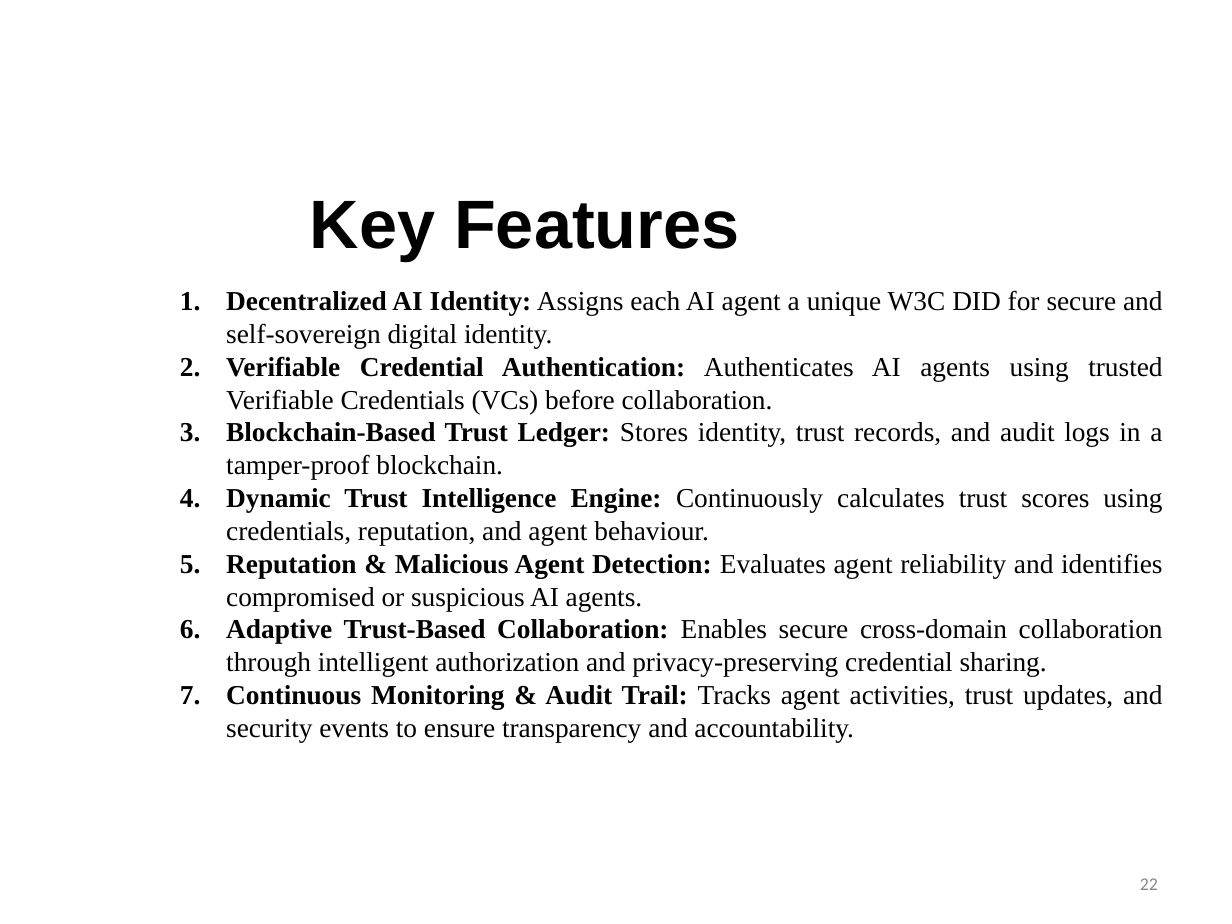
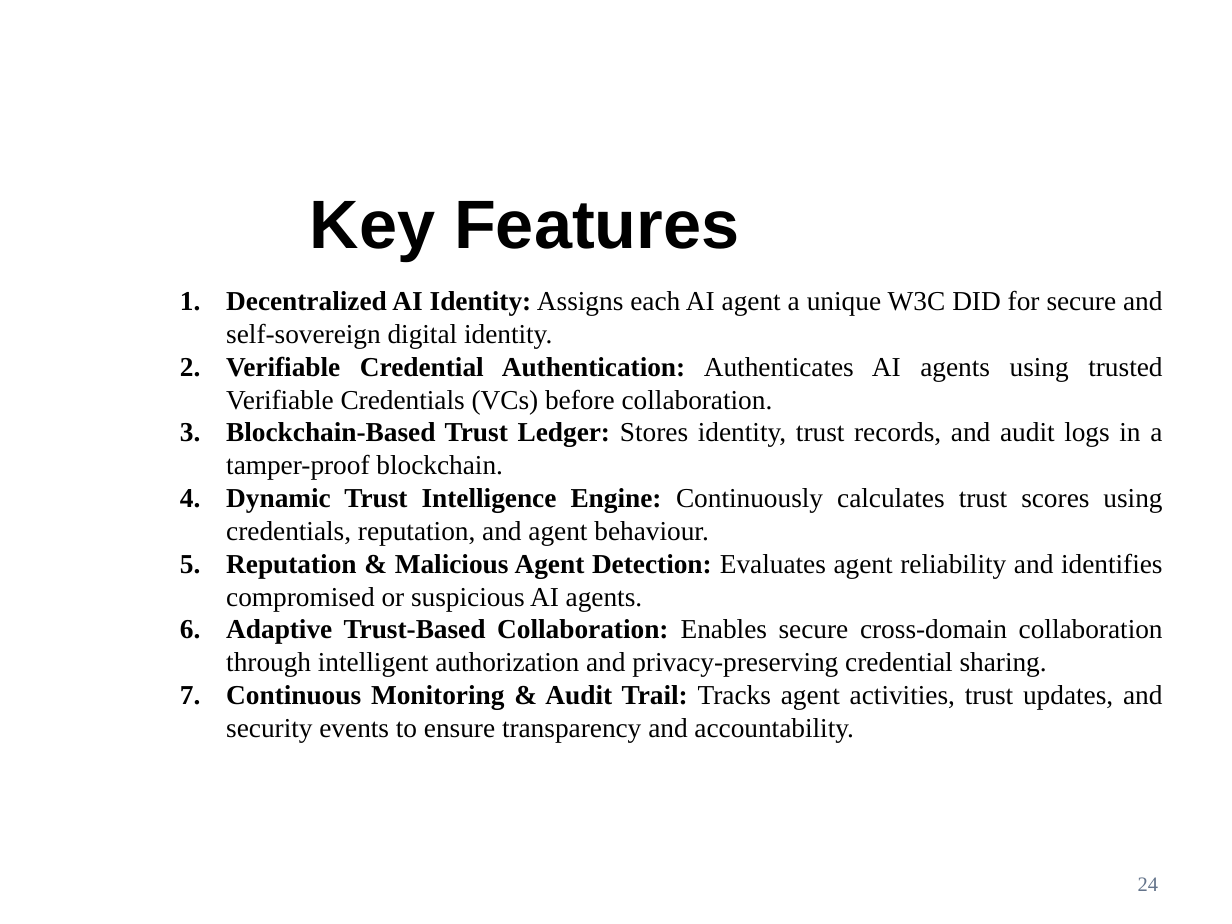
Before and after one commit to Manishpatil0608/trustchain-ai, a slide deck: slide 24 of TrustChain_AI_Phase_III_Final_Enhanced.pptx (slide 22 before the commit). Drawn at 1232x924 pixels with LibreOffice and Linux fonts; fonts in the diff are those of the drawing; background and template pictures are left out. Boxes give left, top, right and bottom in pixels: in the first picture for what was removed or moved away, otherwise in the second. Text is boxed around its words. In the diff, an @@ line names an element or a change of style, - is before the commit and + after.

```diff
--- a/TrustChain_AI_Phase_III_Final_Enhanced.pptx
+++ b/TrustChain_AI_Phase_III_Final_Enhanced.pptx
@@ text at <box>1138,877,1158,891</box>: text changed; size 10.5 to 12 pt; font Calibri to Times New Roman; text colour #888888 to #64748B @@
-22
+24
```
Also in this commit, not shown: 10 other slides changed, 2 slides added, 1 slide removed, 2 other files.
